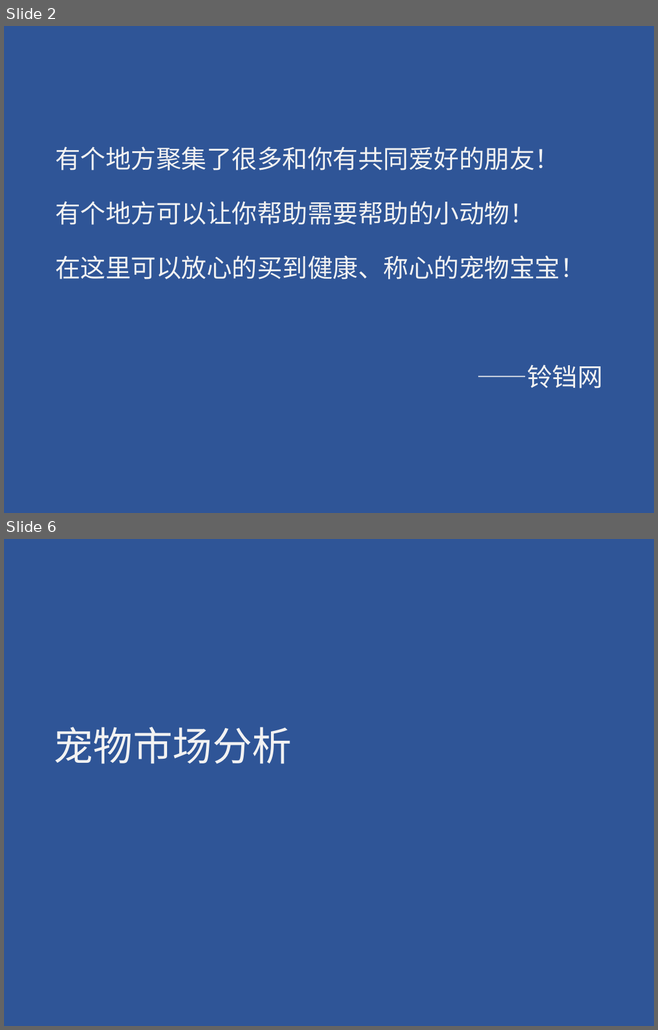
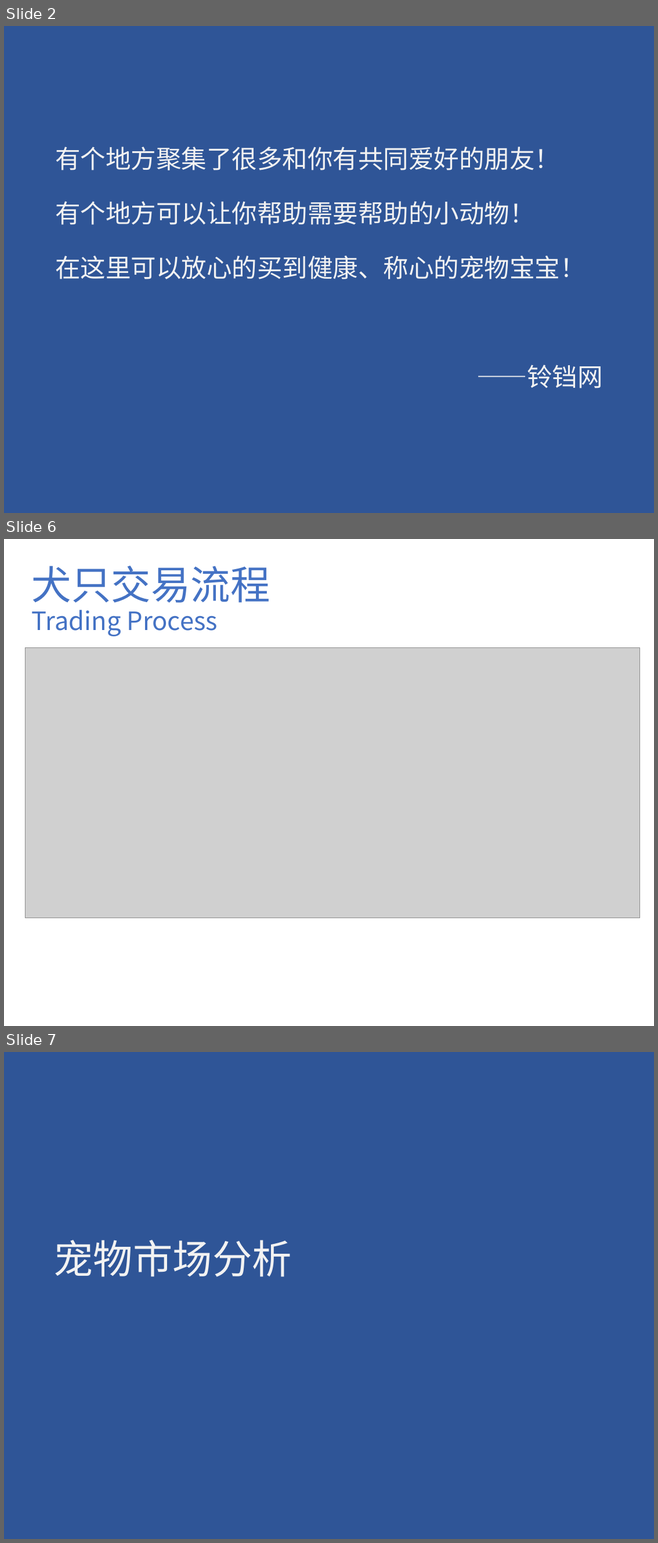
Before and after one commit to eplane/lingdang, a slide deck: doc/ppt/新建 Microsoft PowerPoint 演示文稿 (2).pptx. Shown one above the other, each under a label of ours: slides 2 and 6 before the commit, slides 2, 6 and 7 after it; the slides between them are not shown. The pictures are 658x1030 and 658x1543 pixels, drawn with LibreOffice and Linux fonts; fonts in the diff are those of the drawing; grey boxes stand for pictures. Boxes give left, top, right and bottom in pixels: in the first picture for what was removed or moved away, otherwise in the second. Text is boxed around its words. In the diff, an @@ line names an element or a change of style, - is before the commit and + after.

```diff
--- a/doc/ppt/新建 Microsoft PowerPoint 演示文稿 (2).pptx
+++ b/doc/ppt/新建 Microsoft PowerPoint 演示文稿 (2).pptx
@@ slide 6 added at <box>4,539,654,1026</box>, background #FFFFFF @@
@@ text added at <box>32,566,270,636</box>, 28 pt, text #4472C4 @@
+犬只交易流程
+Trading Process
@@ picture added at <box>25,647,639,918</box> @@
@@ what was slide 6 is now slide 7 @@
```
Also in this commit, not shown: 7 slides changed, 4 other slides added, 2 slides removed, 5 other files.
